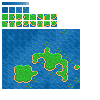
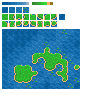
Two versions of the same layered image (100×100). Layer-by-layer changes:
painted on "Layer 5" over [32, 2, 53, 5]
added group "enemies" with 1 layers above "spritesheet" over [59, 14, 65, 20]
added layer "Enemy_6x6_00" in group "enemies" over [59, 14, 65, 20]
